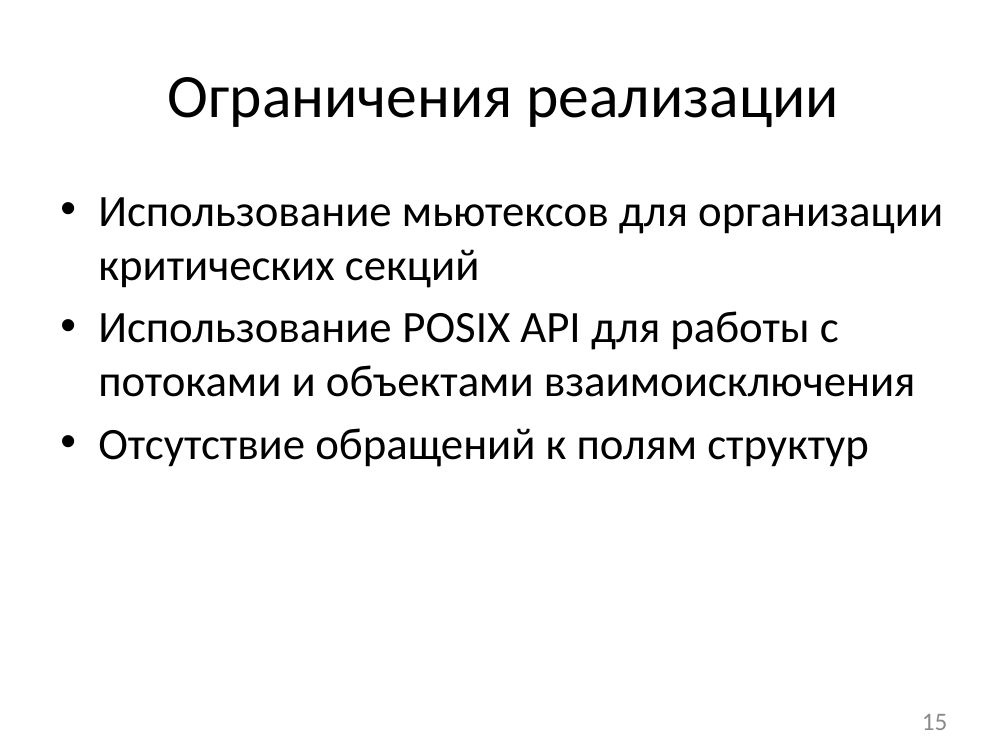
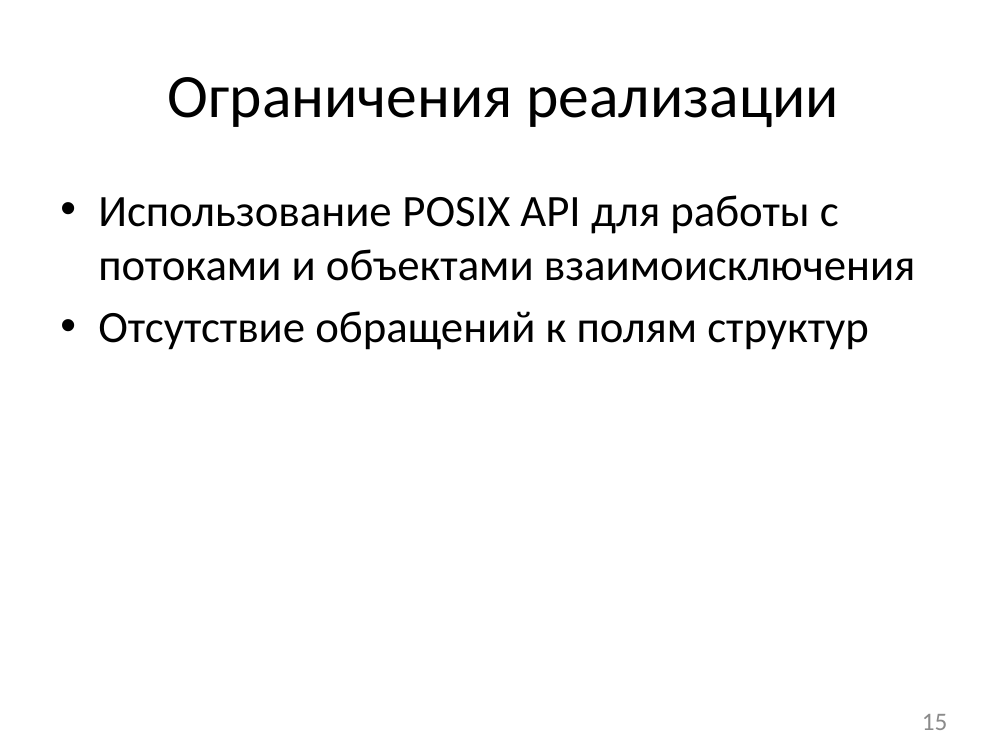
Before and after one commit to afrolovskiy/diplom, a slide deck: slide 15 of presentations/diplom/static race detection.pptx. Drawn at 1008x756 pixels with LibreOffice and Linux fonts; fonts in the diff are those of the drawing. Boxes give left, top, right and bottom in pixels: in the first picture for what was removed or moved away, otherwise in the second. Text is boxed around its words. In the diff, an @@ line names an element or a change of style, - is before the commit and + after.

```diff
--- a/presentations/diplom/static race detection.pptx
+++ b/presentations/diplom/static race detection.pptx
@@ text at [98, 197, 943, 288]: paragraph removed @@
-• Использование мьютексов для организации критических секций
```
Also in this commit, not shown: 1 other slide changed, 2 slides added, 2 other files.
